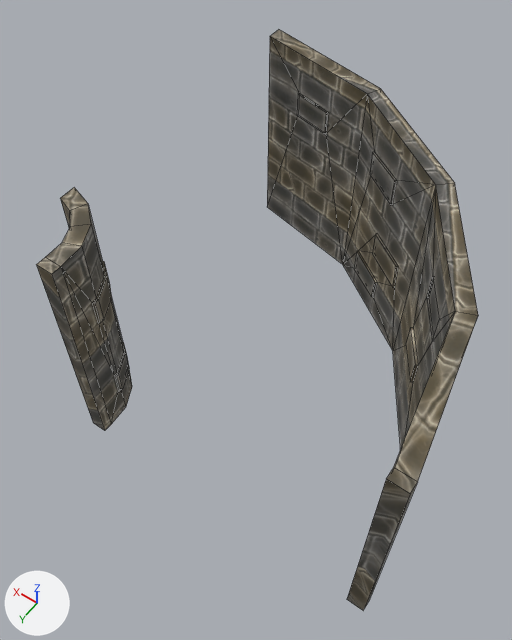
The FBX model Assets/Art/Models/corner_wall.fbx as it was, and as the next commit left it.
Before and after are seen from a camera (50 mm lens) standing at (-4.86, 7.11, 8.01) and looking at (-1.8, 2.83, 1.29). Arrows for +X, +Y and +Z are at lower left; the lights stay in place. The picture after the commit comes second. Mesh edges are drawn as thin lines.

Names of what the first picture shows: 'corner_walls'.
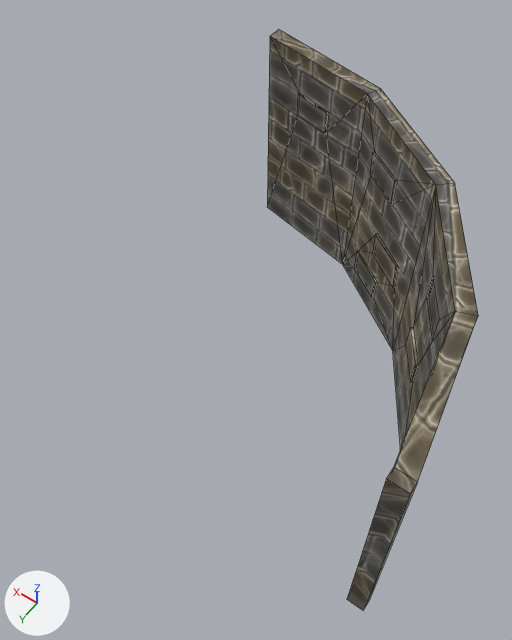
Pixel boxes (x1, y1, x2, y2) of what changed, in the pictures (512 x 640 px):
'corner_walls', reshaped (52% narrower): before (36, 30, 478, 610); after (267, 30, 478, 610)
part 1 of me_cube_016, deleted: before (36, 187, 132, 431)

The edits, one by one:
me_cube_016 is used by ob_corner_walls; location (0.0, 0.0, 0.0).
me_cube_016 had 144 vertices, 139 faces and spanned x -4.48..0.0, y -0.21..4.59, z 0.0..3.0.
me_cube_016 now has 88 vertices, 86 faces and spans x -4.48..0.0, y -0.21..4.59, z 0.0..3.0.
me_cube_016 part 1: the loose piece of 56 vertices spanning x -0.69..0.0, y 3.59..4.59, z 0.0..3.0 is deleted.
